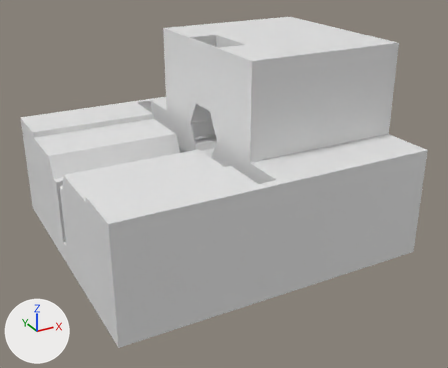
The Blender file parts/ballast/assembly.blend: old version first, new version second.
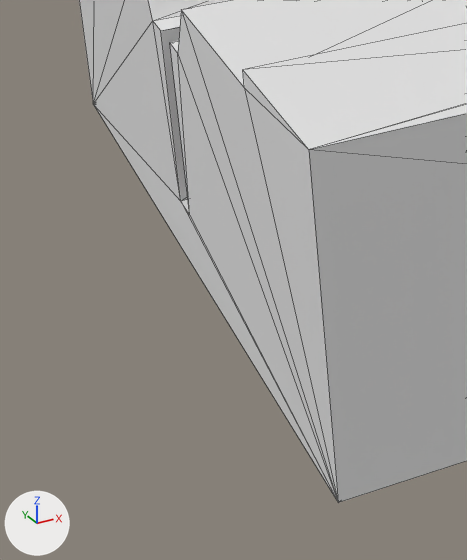
Old and new are each drawn whole from a 50 mm camera at (-25.2, -61.1, 32.5) aimed at (5.8, -4.7, 4.3) and again close up on the part from 0% to 37% of the width and 47% to 100% of the height. The axes (+X, +Y, +Z) are drawn at lower left. The lights are the same throughout. The close-ups show mesh edges as thin lines. The same objects are shown in both versions, whatever each file hides.

Names of what the first close-up shows: 'Sub-Ballast-V3'.
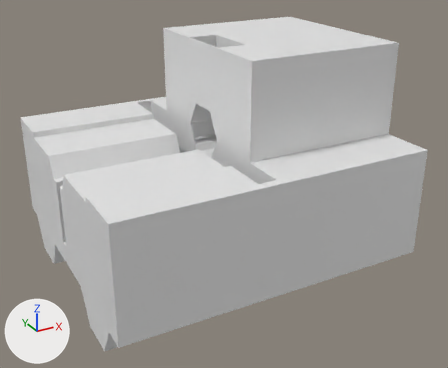
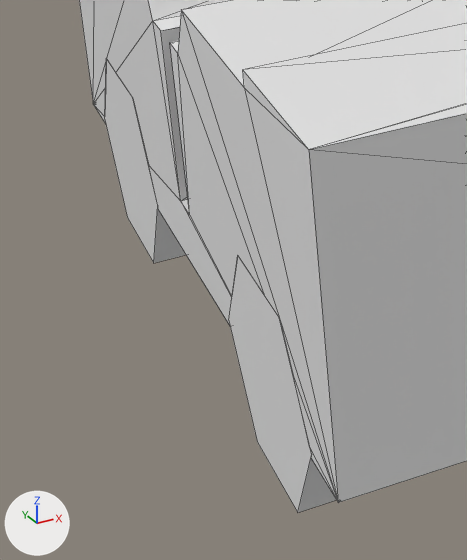
ob_sled_l is not drawn itself; it is used by a modifier of ob_sub_ballast_v3.
ob_sled_r is not drawn itself; it is used by a modifier of ob_sub_ballast_v3.

Where the change shows, as pixel boxes (x1, y1, x2, y2) in the close-ups (467 x 560 px):
'Sub-Ballast-V3', rescaled, modifiers changed
    before: (79, 0, 467, 503)
    after: (79, 0, 467, 513)

What changed in the scene script:
```text
Change ob_sled_l:
    ob_sled_l.scale: (4.37, 4.37, 15.1) -> (4.37, 4.37, 17.1)
Change ob_sub_ballast_v3:
    add _m = ob_sub_ballast_v3.modifiers.new('Boolean.001', 'BOOLEAN')
    add _m.object = ob_sled_r
    add _m.operation = 'UNION'
    add _m.solver = 'FLOAT'
    add _m = ob_sub_ballast_v3.modifiers.new('Boolean.002', 'BOOLEAN')
    add _m.object = ob_sled_l
    add _m.operation = 'UNION'
    add _m.solver = 'FLOAT'
Change ob_sled_r:
    ob_sled_r.scale: (4.37, 4.37, 15.1) -> (4.37, 4.37, 17.1)
```
